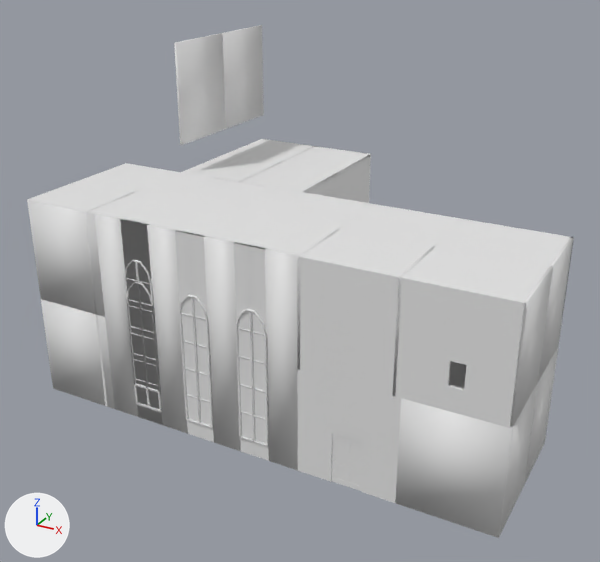
The Blender file Blender/In progress/Mansion.blend as it was, and as the next commit left it.
Before and after are seen from a 50 mm lens placed at (16.0, -32.8, 20.8), pointed at (-4.3, 4.1, 2.4). The axes (+X, +Y, +Z) are drawn at lower left. The lights are the same throughout.

In view in the first picture: 'Dividing/Wall.001', 'Dividing/Wall.002', 'Floor.003', 'House.067', 'House.072', 'House.074', 'House.075', 'House.079', 'House.095', 'House.096', 'House.136', 'House.138', 'House.142', 'House.164', 'House.165', 'MA2.005', 'MA3', 'MA6'.
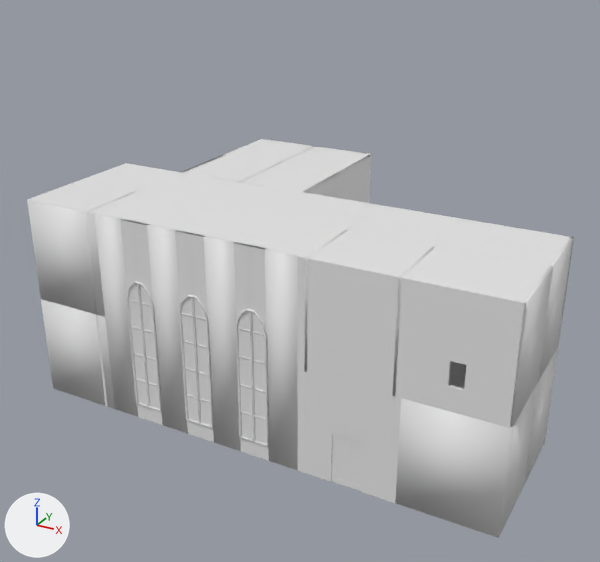
Where the newer file only moved an object's origin or applied its transform, the numbers keep the older frame.

Changed parts and their boxes [x1, y1, x2, y2] in the pictures (600 x 562 px):
'Dividing/Wall.001', hidden: before [174, 33, 226, 145]
'Dividing/Wall.002', hidden: before [222, 25, 264, 129]
'House.096', hidden: before [121, 219, 163, 424]
'House.142', moved: before [297, 228, 339, 370]; after [304, 230, 348, 372]
'MA2.005', moved: before [297, 370, 300, 471]; after [304, 372, 307, 473]
'House.138', moved: before [339, 205, 374, 229]; after [346, 206, 382, 230]
'MA2.002', moved: before [434, 220, 465, 246]; after [433, 220, 464, 247]

What the commit changed:
Object 'House.096' (ob_house_096) is now hidden.
Object 'MA2.002' (ob_ma2_002) moves from (4.89, 3.44, 7.68) to (4.88, 3.44, 7.68).
Object 'House.138' (ob_house_138) moves from (0.3, 3.48, -7.04) to (0.66, 3.48, -7.04).
Object 'House.142' (ob_house_142) moves from (0.3, -0.41, -7.04) to (0.66, -0.41, -7.04).
Object 'Dividing/Wall.001' (ob_dividing_wall_001) is now hidden.
Object 'Dividing/Wall.002' (ob_dividing_wall_002) is now hidden.
Object 'MA2.005' (ob_ma2_005) moves from (0.31, -2.42, -0.2) to (0.66, -2.42, -0.2).
